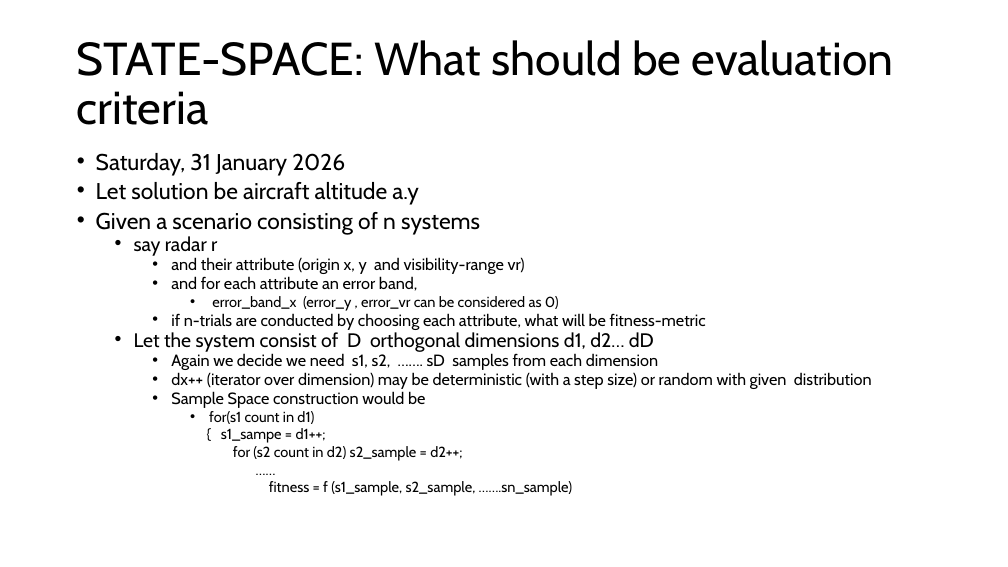
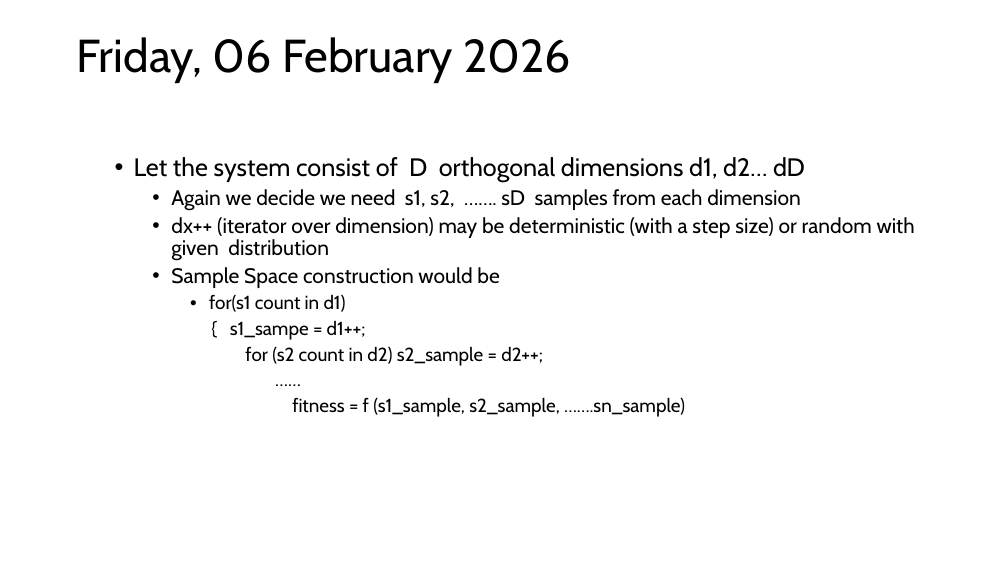
Before and after one commit to crazysystemics/POI, a slide deck: slide 4 of 070_SimpleARM/docs/scenarios.pptx (slide 3 before the commit). Drawn at 1008x567 pixels with LibreOffice and Linux fonts; fonts in the diff are those of the drawing. Boxes give left, top, right and bottom in pixels: in the first picture for what was removed or moved away, otherwise in the second. Text is boxed around its words. In the diff, an @@ line names an element or a change of style, - is before the commit and + after.

Commit message:
Refined State Space Logic in PPT. Now how each attribute has to be varied has been speciified in little bit more detail

```diff
--- a/070_SimpleARM/docs/scenarios.pptx
+++ b/070_SimpleARM/docs/scenarios.pptx
@@ title at [77, 37, 572, 83]: text changed @@
-STATE-SPACE: What should be evaluation criteria
+Friday, 06 February 2026
@@ text "Let the system consist of ..." at [134, 157, 915, 417]: size 18.6 to 24 pt in "Let the system consist of D orthogonal ..."; size 15.5 to 20 pt in "Again we decide we need s1, s2, ...", "dx++ (iterator over dimension) may be deterministic ...", "Sample Space construction would be"; size 13.9 to 18 pt in "for(s1 count in d1)", "{ s1_sampe = d1++;", "for (s2 count in d2) s2_sample = ...", "……" and 1 more places; line spacing 0.7 to 0.9 @@
@@ text at [96, 153, 706, 330]: paragraphs removed @@
-• Saturday, 31 January 2026
-• Let solution be aircraft altitude a.y
-• Given a scenario consisting of n systems
-  • say radar r
-    • and their attribute (origin x, y and visibility-range vr)
-    • and for each attribute an error band,
-      • error_band_x (error_y , error_vr can be considered as 0)
-    • if n-trials are conducted by choosing each attribute, what will be fitness-metric
```
Also in this commit, not shown: 1 slide added.
